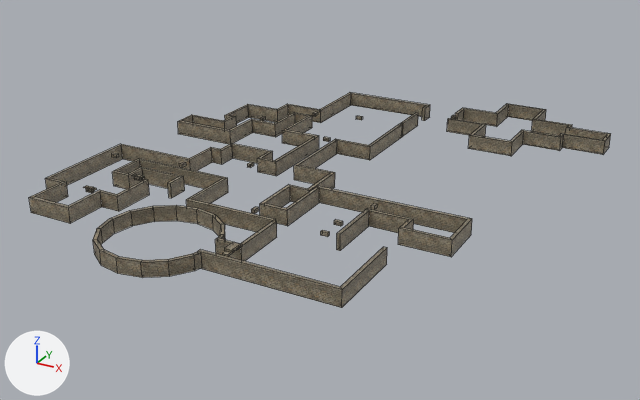
The OBJ model Juego/assets/models/Escenario/DecoracionParedes.obj, before and after one commit.
The view is the same before and after, from a 50 mm lens placed at (271.0, -1101.0, 391.0), pointed at (-190.0, -262.0, -28.0). Arrows for +X, +Y and +Z are at lower left; the lights stay in place. Mesh edges are drawn as thin lines. Where no turn or scale is listed for an object, it has been applied to the vertices.

In view in the first picture: 'Circle.001_Circle.002'.
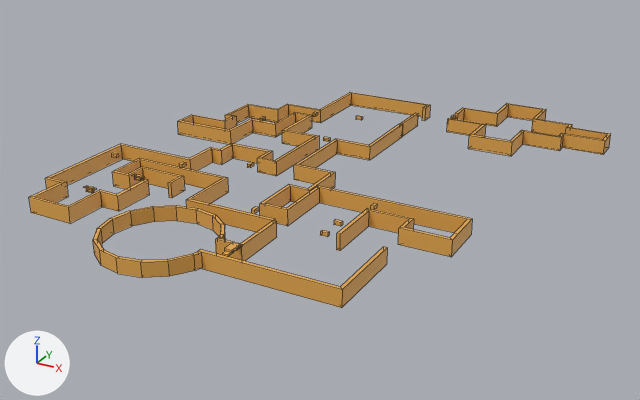
The newer file is also turned or shifted as a whole; pictures and numbers use the older file's frame.

What changed in the scene script:
```text
Change mat_tilemap01:
    remove mat_tilemap01.texture = img_paredes_png
    add mat_tilemap01.base_color = (0.8, 0.402, 0.0779)  # orange #e7aa4f
```

Pixel boxes [x1, y1, x2, y2] of what changed, in the pictures (640 x 400 px):
'Circle.001_Circle.002', surface changed
    both: [29, 92, 611, 308]
